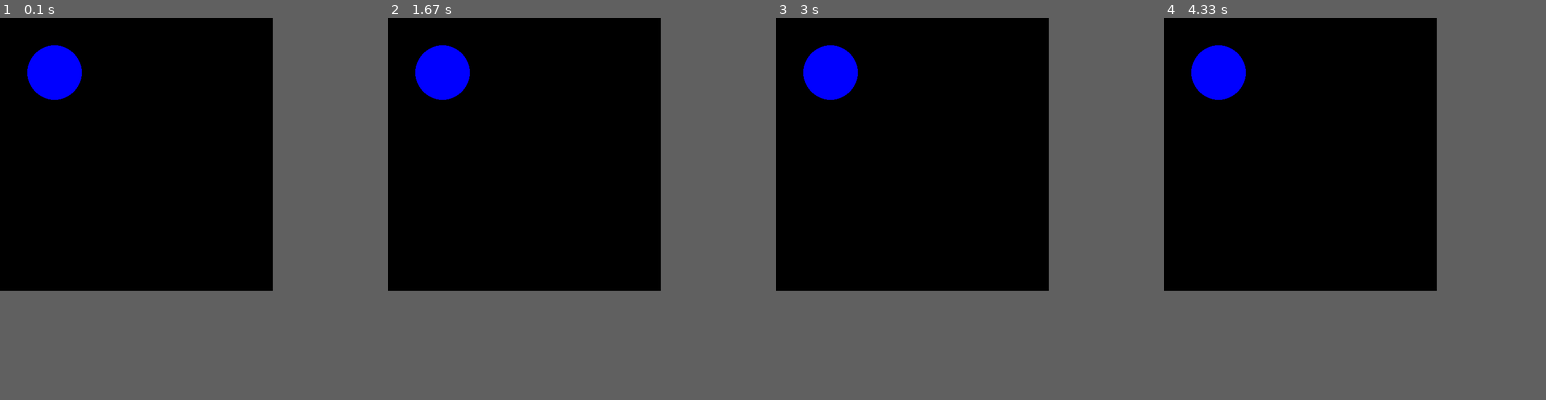
Above: before the commit, frames 1-4 (left to right).
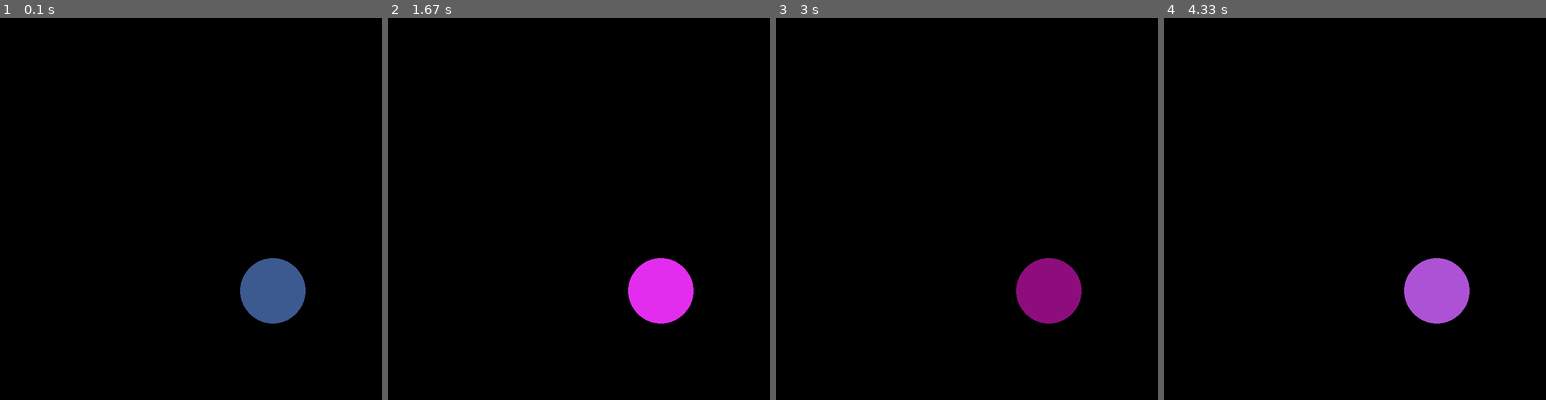
Above: after the commit, the same moments.

Repository: sagieppel/Pygame3
Game: pygame game, started from Lesson1.py
Same seed, same stepped clock (60 frames per second), same inputs: the game is played once before the commit and once after it.
Inputs:
- Up to frame 1 (0.1 s): no input
- Up to frame 2 (1.67 s): no input
- Up to frame 3 (3 s): no input
- Up to frame 4 (4.33 s): no input
The window is 500x500 before the commit and 700x700 after it. Grey fills any space a smaller window leaves; there, only what the larger window draws over its background counts as a difference.

The runs differ from the first frame. In frame 1, 3.9% of the frame differs, in the area x 7-80%, y 7-80%; in frame 2, 3.9%; in frame 3, 3.9%; in frame 4, 3.9%.

Commit message:
Update Lesson1.py

Diff:
--- a/Lesson1.py
+++ b/Lesson1.py
@@ -2,8 +2,17 @@
 import random
 
 pygame.init()
-screen=pygame.display.set_mode([500,500])
+
+screensize=700
+screen=pygame.display.set_mode([screensize,screensize]) # Control screen size
 
 for i in range(100000000):
-   pygame.draw.circle(screen, [0,0,255], [100,100], 50)
-   pygame.display.update()
+  red=random.randint(0,255)
+  blue=random.randint(0,255)
+  green=random.randint(0,255)
+
+  x = 500
+  y = 500
+  scale=60
+  pygame.draw.circle(screen, [red,green,blue], [x,y], scale)
+  pygame.display.update()
